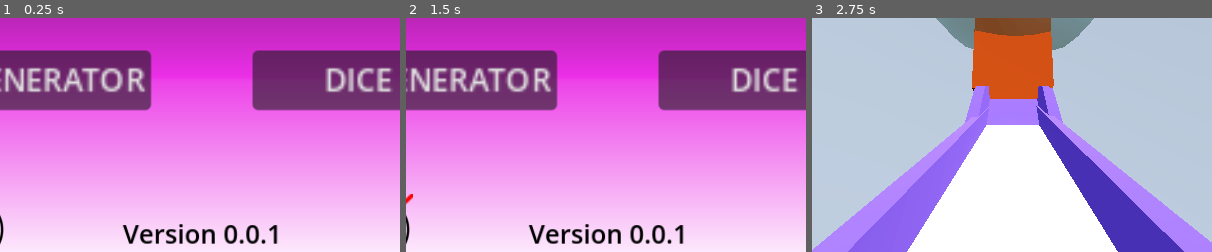
Above: before the commit, frames 1-3 (left to right).
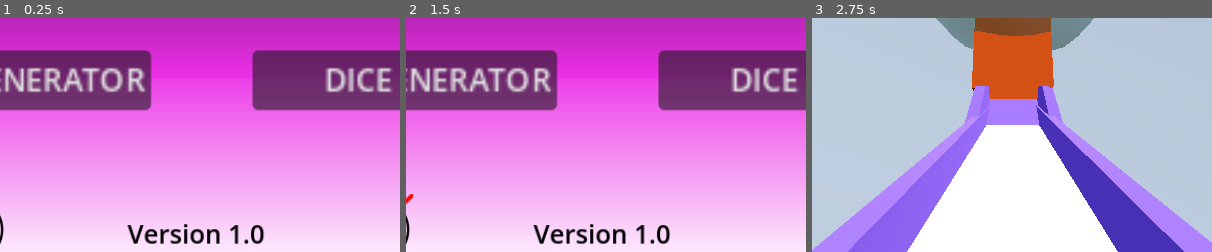
Above: after the commit, the same moments.

Repository: hffriman/Freemans-Party-Games
Game: Godot game, scene res://scenes/main_menu.tscn
The game is run twice, just before and just after one commit, with the same random seed, the same clock (stepped at 60 frames per second) and the same inputs.
Inputs (mouse positions are % of the whole screen's width and height, from its top left):
- Up to frame 1 (0.25 s): no input
- Up to frame 2 (1.5 s): click (21, 91) at 0.5 s; click (9, 91) at 1.25 s
- Up to frame 3 (2.75 s): click "LOTTO GENERATOR" at 2 s
The pictures show only the part of the screen within x 25-75%, y 46-96%; the shares and areas given below are measured in that part.

The runs differ from the first frame. In frame 1, 2.1% of the frame differs, in the area x 30-70%, y 88-97%; in frame 2, 2.1%; in frame 3, nothing differs.

Commit message:
Updated the version number to 1.0

Diff:
--- a/scenes/main_menu.tscn
+++ b/scenes/main_menu.tscn
@@ -79,15 +79,15 @@
 
 [node name="Version" type="Label" parent="."]
 anchors_preset = -1
-anchor_left = 0.402
+anchor_left = 0.408
 anchor_top = 0.88
-anchor_right = 0.602
+anchor_right = 0.607
 anchor_bottom = 0.957
-offset_left = 0.35199
-offset_top = -6.10352e-05
-offset_right = -0.448059
+offset_left = 0.207977
+offset_top = -0.00012207
+offset_right = 0.431885
 offset_bottom = -0.200012
-text = "Version 0.0.1"
+text = "Version 1.0"
 label_settings = SubResource("LabelSettings_43p0x")
 
 [node name="SoundButton" parent="." instance=ExtResource("2_iof6i")]
Not shown, added: export_presets.cfg
